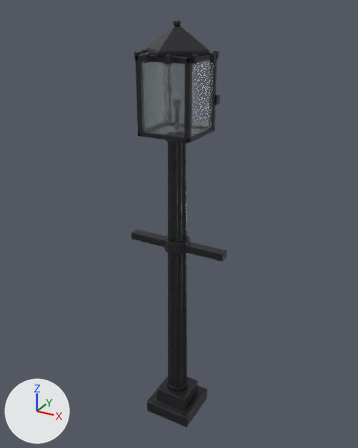
Two versions of the glTF model sandbox/assets/models/gaslamp.glb, one commit apart.
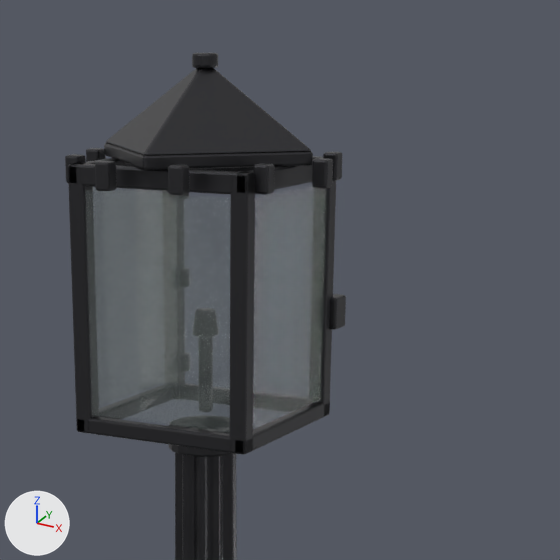
There are two pictures of each version: one whole from a 50 mm lens placed at (1.26, -2.26, 2.46), pointed at (-0.01, 0.05, 1.31), one close up on the part from 32% to 80% of the width and 1% to 39% of the height. The lights are fixed; the arrows at lower left show +X, +Y and +Z. The older version's two pictures come first. Vertices at exactly the same position are counted once.

The first close-up shows 'gaslamp'.
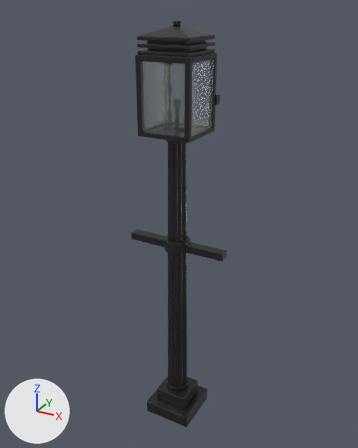
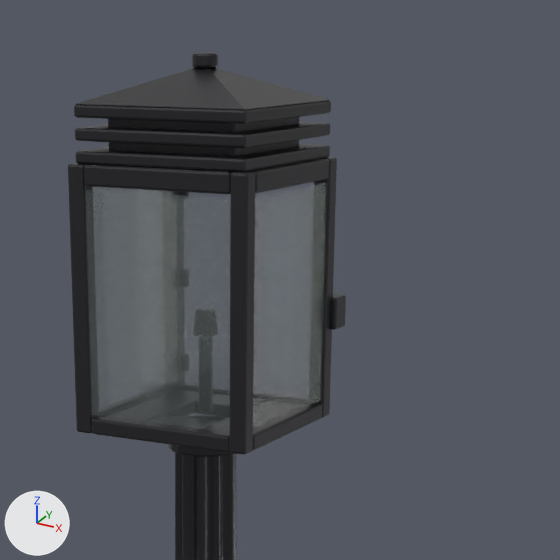
The edits, one by one:
me_gaslamp is used by ob_gaslamp; location (0.0, 0.0, 0.0).
me_gaslamp had 3024 vertices, 5976 faces and spanned x -0.3..0.3, y -0.2..0.2, z 0.0..2.4.
me_gaslamp now has 2864 vertices, 5620 faces and spans x -0.3..0.3, y -0.15..0.18, z 0.0..2.4.
me_gaslamp part 1: a new loose piece of 216 vertices spanning x -0.12..0.12, y -0.12..0.12, z 1.85..1.87, in mat_iron (dark grey #3c3c3f).
me_gaslamp part 2: a new loose piece of 56 vertices spanning x -0.14..0.14, y -0.14..0.14, z 2.25..2.27, in mat_iron (dark grey #3c3c3f).
me_gaslamp part 3: a new loose piece of 56 vertices spanning x -0.14..0.14, y -0.14..0.14, z 2.28..2.3, in mat_iron (dark grey #3c3c3f).
me_gaslamp part 4: a new loose piece of 56 vertices spanning x -0.11..0.11, y -0.11..0.11, z 2.25..2.33, in mat_iron (dark grey #3c3c3f).
me_gaslamp part 5: 6 loose pieces with 336 vertices, spanning x -0.21..0.21, y -0.2..0.2, z 2.22..2.26, are deleted.
me_gaslamp part 6: 16 vertices moved from x -0.17..0.17, y -0.13..0.13, z 2.22..2.38 to x -0.15..0.13, y -0.12..0.12, z 2.22..2.38; 498 vertices removed from x -0.18..0.18, y -0.18..0.18, z 2.22..2.38; 262 vertices added at x -0.15..0.15, y -0.15..0.15, z 2.22..2.38.
me_gaslamp part 7: 188 vertices removed from x -0.15..0.15, y -0.15..0.15, z 1.85..1.88; 216 vertices added at x -0.15..0.15, y -0.15..0.15, z 1.85..1.88.

Boxes (x1, y1, x2, y2) around the edits, measured in the close-ups (560 x 560 px; the box of a moved part takes in the faces that stretch with it):
'gaslamp', reshaped
    before: (65, 53, 346, 560)
    after: (68, 53, 346, 560)
part 1 of me_gaslamp, added (mostly hidden)
    after: (105, 417, 230, 434)
part 2 of me_gaslamp, added
    after: (76, 144, 330, 172)
part 3 of me_gaslamp, added
    after: (75, 122, 330, 148)
part 4 of me_gaslamp, added
    after: (108, 117, 300, 156)
part 5 of me_gaslamp, deleted
    before: (86, 148, 333, 196)
part 6 of me_gaslamp, moved or reshaped
    before: (65, 56, 342, 195)
    after: (74, 56, 331, 194)
part 7 of me_gaslamp, moved or reshaped
    before: (76, 189, 330, 454)
    after: (91, 403, 322, 452)
